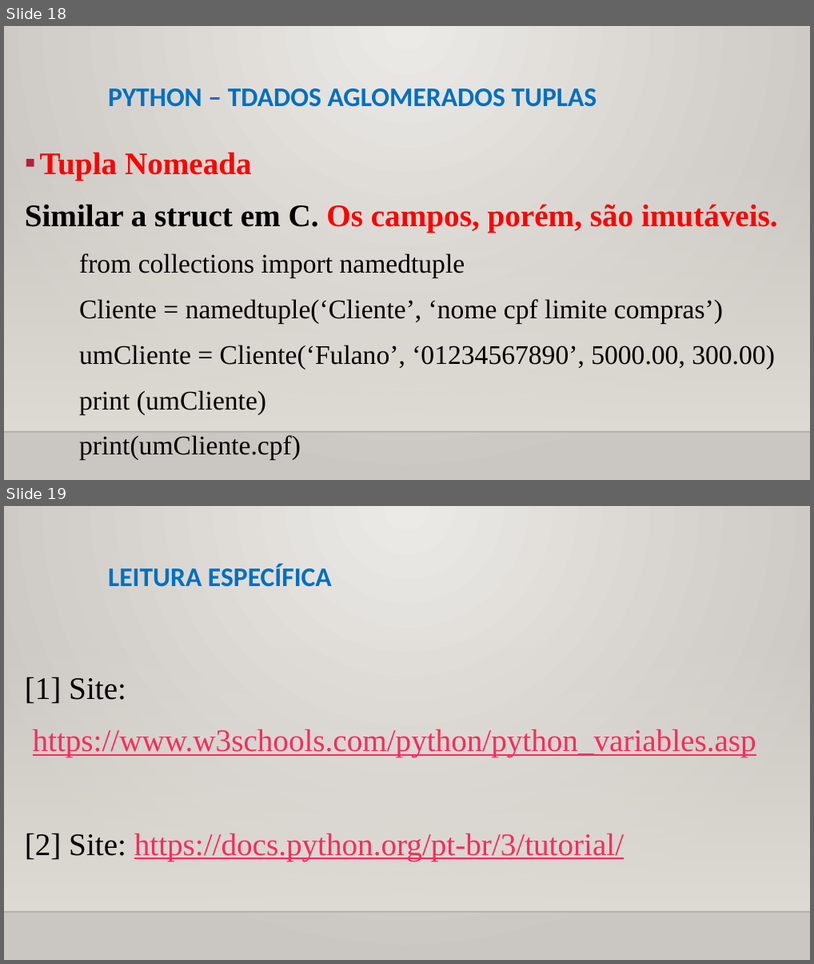
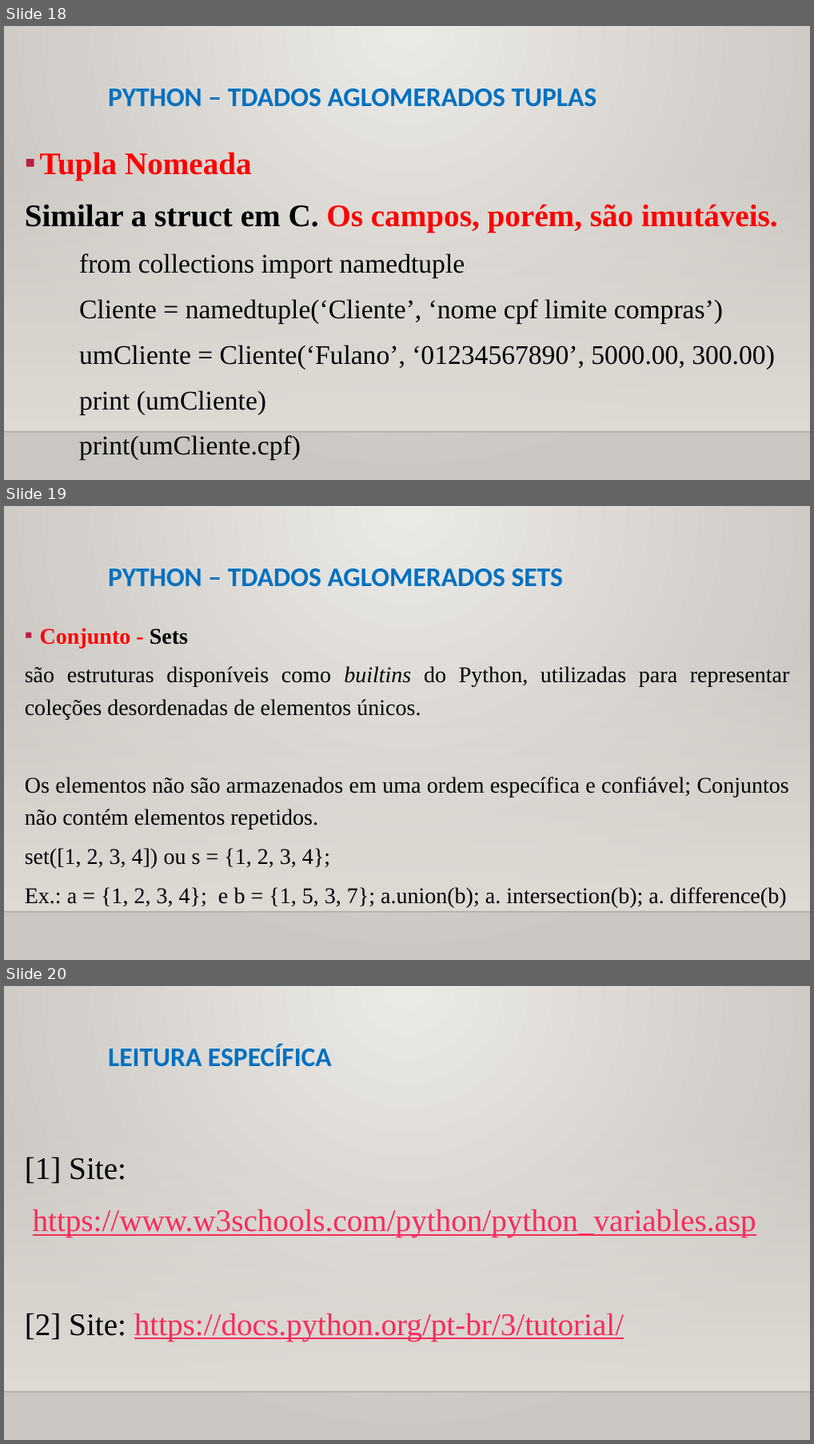
Before and after one commit to CloudEducationBrazil/WydenPythonParadigmas, a slide deck: 01 Classes/Aula 07 Programação Python - Tipos de Dados Aglomerados.pptx. Shown one above the other, each under a label of ours: slides 18 and 19 before the commit, slides 18, 19 and 20 after it. The pictures are 814x964 and 814x1444 pixels, drawn with LibreOffice and Linux fonts; fonts in the diff are those of the drawing; background and template pictures are left out. Boxes give left, top, right and bottom in pixels: in the first picture for what was removed or moved away, otherwise in the second. Text is boxed around its words. In the diff, an @@ line names an element or a change of style, - is before the commit and + after.

Commit message:
PPTs Aulas 2 e 7 Python

```diff
--- a/01 Classes/Aula 07 Programação Python - Tipos de Dados Aglomerados.pptx
+++ b/01 Classes/Aula 07 Programação Python - Tipos de Dados Aglomerados.pptx
@@ slide 19 added at box(4, 506, 810, 960), background picture (left out); not listed: 2 template elements that a slide beside it also shows @@
@@ title added at box(108, 568, 564, 587), 24 pt, text #0070C0, bold @@
+PYTHON – TDADOS AGLOMERADOS SETS
@@ text added at box(25, 628, 790, 907), 20 pt, text #000000 @@
+▪ Conjunto - Sets
+são estruturas disponíveis como builtins do Python, utilizadas para representar coleções desordenadas de elementos únicos.
+Os elementos não são armazenados em uma ordem específica e confiável; Conjuntos não contém elementos repetidos.
+set([1, 2, 3, 4]) ou s = {1, 2, 3, 4};
+Ex.: a = {1, 2, 3, 4}; e b = {1, 5, 3, 7}; a.union(b); a. intersection(b); a. difference(b)
@@ what was slide 19 is now slide 20 @@
```
Also in this commit, not shown: 2 slides changed, 1 other file.
